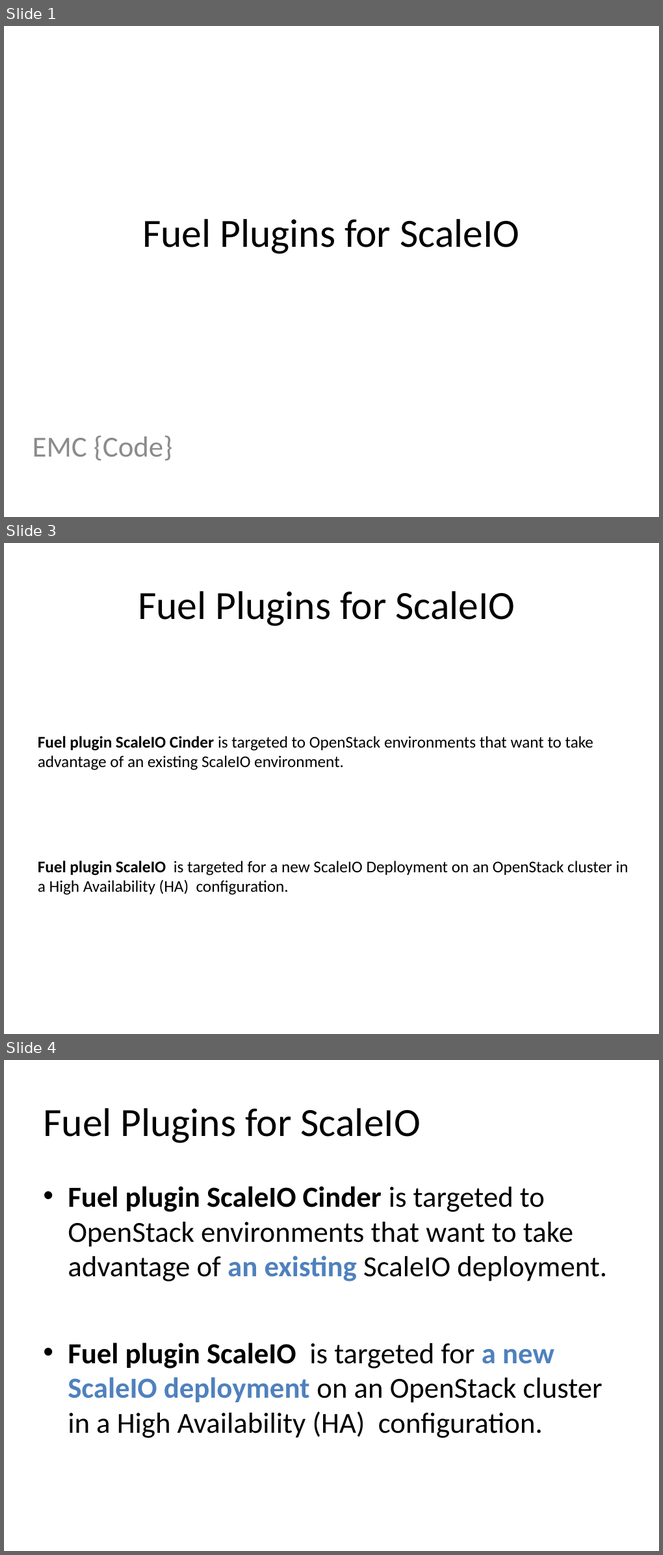
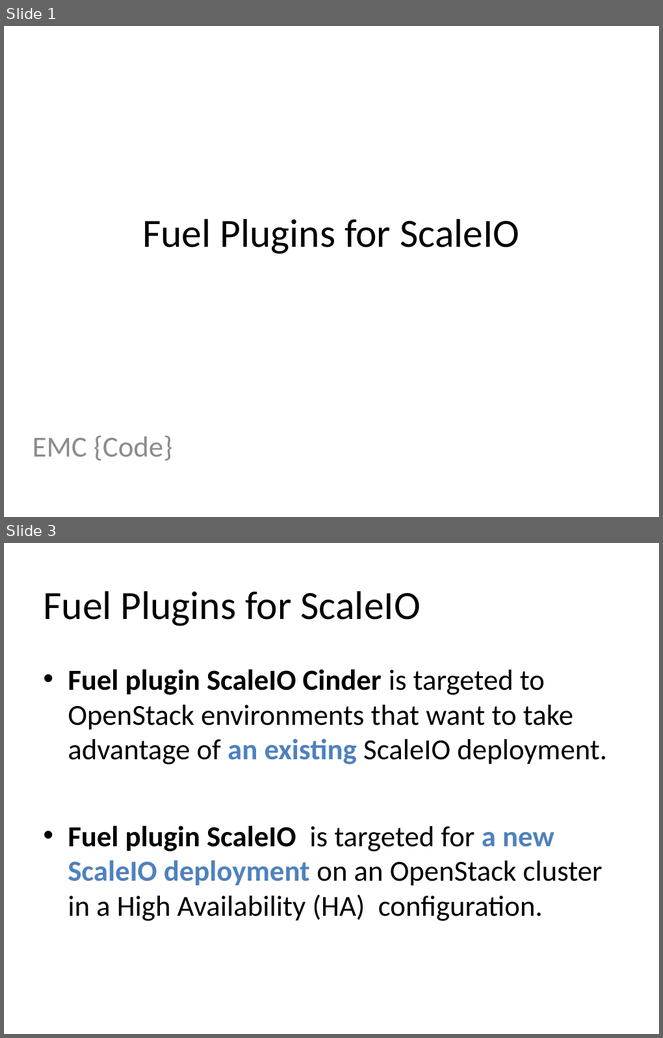
Before and after one commit to msalem2/fuel-plugin-scaleio-1, a slide deck: Documentation/OS-Deployment-with-existing-ScaleIO/Fuel Plugins for ScaleIO.pptx. Shown one above the other, each under a label of ours: slides 1, 3 and 4 before the commit, slides 1 and 3 after it; the slides between them are not shown. The pictures are 663x1555 and 663x1038 pixels, drawn with LibreOffice and Linux fonts; fonts in the diff are those of the drawing. Boxes give left, top, right and bottom in pixels: in the first picture for what was removed or moved away, otherwise in the second. Text is boxed around its words. In the diff, an @@ line names an element or a change of style, - is before the commit and + after.

```diff
--- a/Documentation/OS-Deployment-with-existing-ScaleIO/Fuel Plugins for ScaleIO.pptx
+++ b/Documentation/OS-Deployment-with-existing-ScaleIO/Fuel Plugins for ScaleIO.pptx
@@ slide 3 removed at (4, 543, 659, 1034), background #FFFFFF @@
@@ title removed at (138, 591, 515, 626) @@
-Fuel Plugins for ScaleIO
@@ text removed at (38, 736, 629, 895) @@
-Fuel plugin ScaleIO Cinder is targeted to OpenStack environments that want to take advantage of an existing ScaleIO environment.
-Fuel plugin ScaleIO is targeted for a new ScaleIO Deployment on an OpenStack cluster in a High Availability (HA) configuration.
@@ what was slide 4 is now slide 3 @@
```
Also in this commit, not shown: 1 slide changed, 2 slides added, 1 other slide removed.
